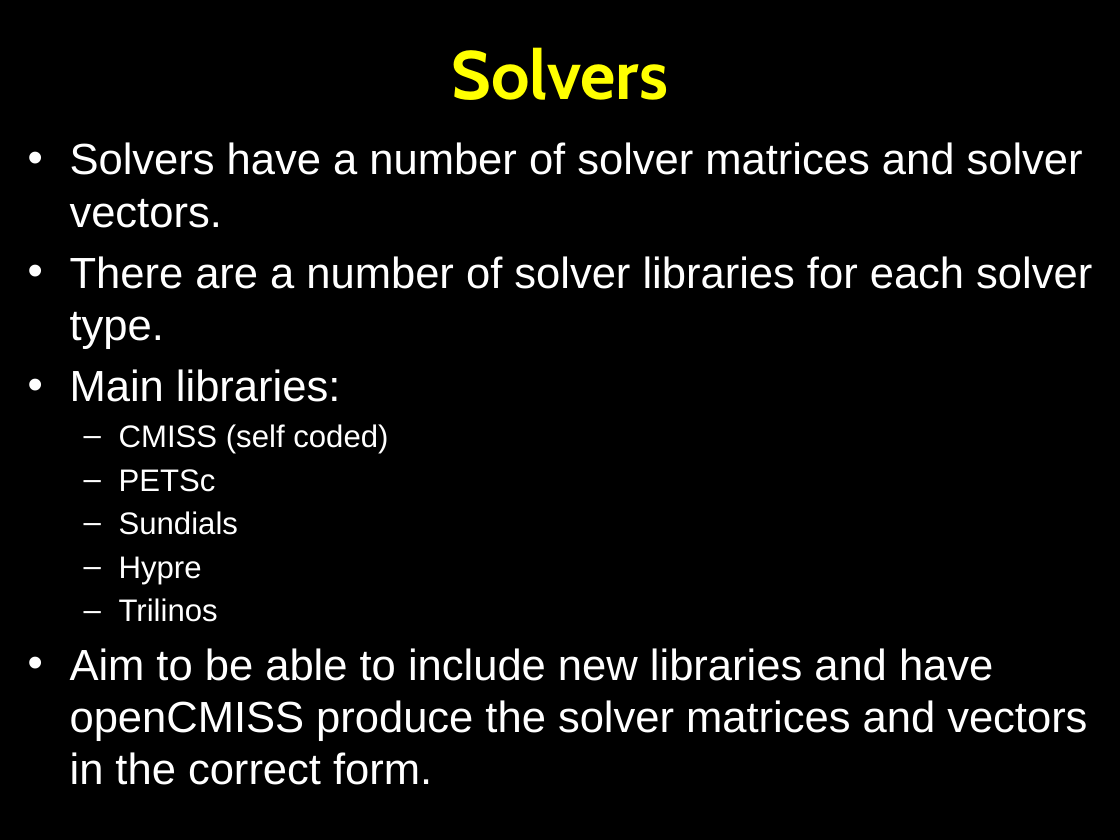
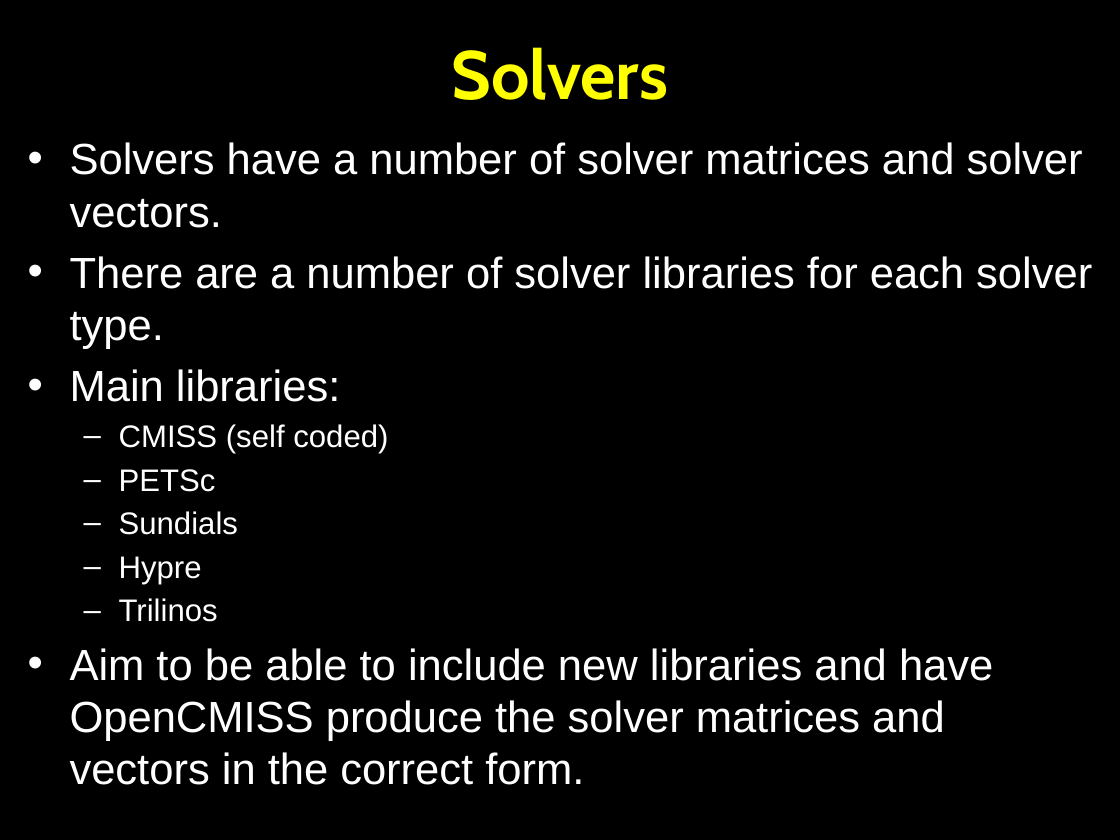
Before and after one commit to OpenCMISS/cm, a slide deck: slide 87 of doc/openCMISS.pptx. Drawn at 1120x840 pixels with LibreOffice and Linux fonts; fonts in the diff are those of the drawing. Boxes give left, top, right and bottom in pixels: in the first picture for what was removed or moved away, otherwise in the second. Text is boxed around its words. In the diff, an @@ line names an element or a change of style, - is before the commit and + after.

```diff
--- a/doc/openCMISS.pptx
+++ b/doc/openCMISS.pptx
@@ text at (x1=70, y1=648, x2=993, y2=785): text changed @@
-• Aim to be able to include new libraries and have openCMISS produce the solver matrices and vectors in the correct form.
+• Aim to be able to include new libraries and have OpenCMISS produce the solver matrices and vectors in the correct form.
```
Also in this commit, not shown: 11 other slides changed, 1 other file.
